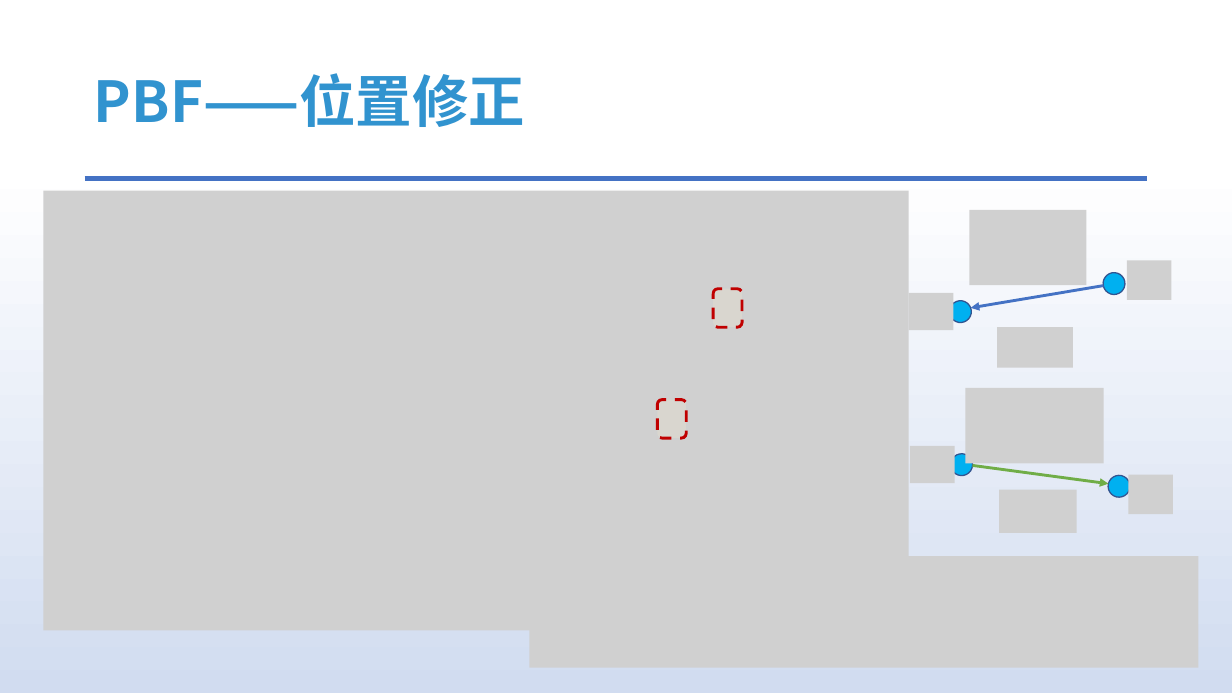
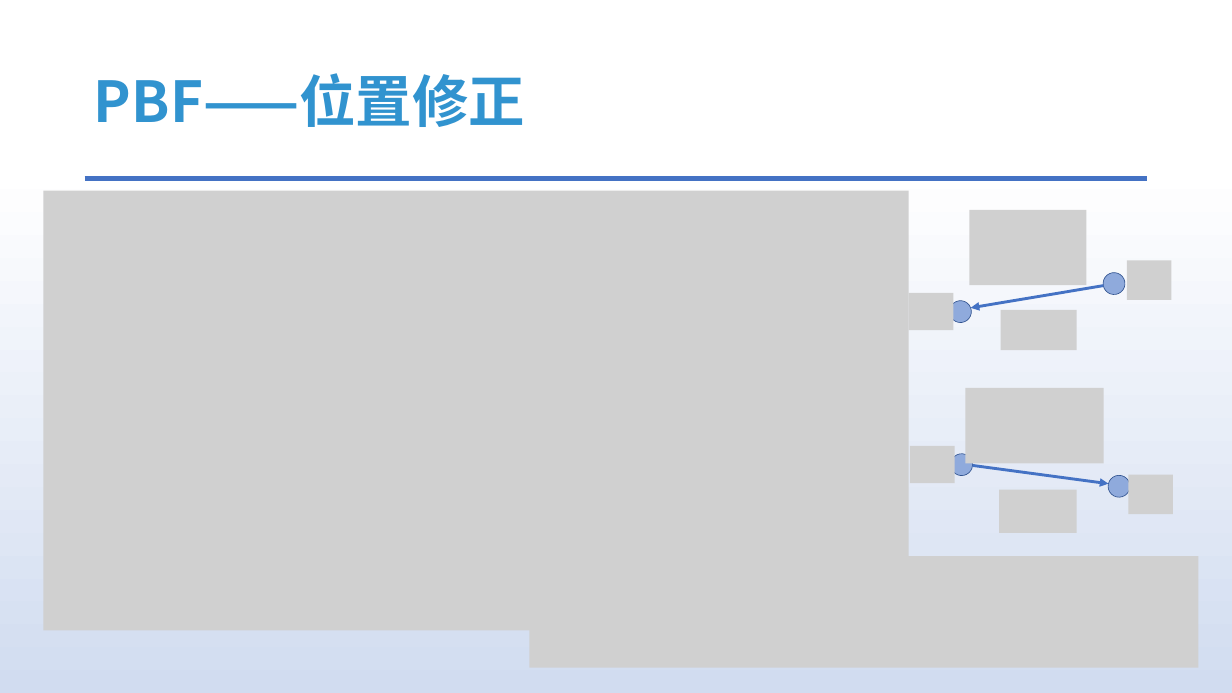
Before and after one commit to answerear/UnityFluid, a slide deck: slide 18 of doc/流体模拟入门分享-Part II.pptx (slide 20 before the commit). Drawn at 1232x693 pixels with LibreOffice and Linux fonts; fonts in the diff are those of the drawing; grey boxes stand for pictures. Boxes give left, top, right and bottom in pixels: in the first picture for what was removed or moved away, otherwise in the second. Text is boxed around its words. In the diff, an @@ line names an element or a change of style, - is before the commit and + after.

```diff
--- a/doc/流体模拟入门分享-Part II.pptx
+++ b/doc/流体模拟入门分享-Part II.pptx
@@ rounded rectangle removed at <box>714,288,742,327</box> @@
@@ picture: place and size @@
-picture at <box>997,327,1073,368</box>
+picture at <box>1001,310,1077,350</box>
@@ rounded rectangle removed at <box>657,400,686,439</box> @@
@@ arrow (973, 466) - (1109, 483): stroke #70AD47 2.25 pt to #4472C4 2.25 pt @@
@@ fill #00B0F0 to #8FAADC; outline #325491 1 pt to #325491 0.5 pt in 4 elements at <box>947,297,975,326</box>, <box>1102,271,1128,297</box>, <box>946,449,978,481</box>, <box>1106,473,1133,500</box> @@
```
Also in this commit, not shown: 8 other slides changed, 2 slides removed.
